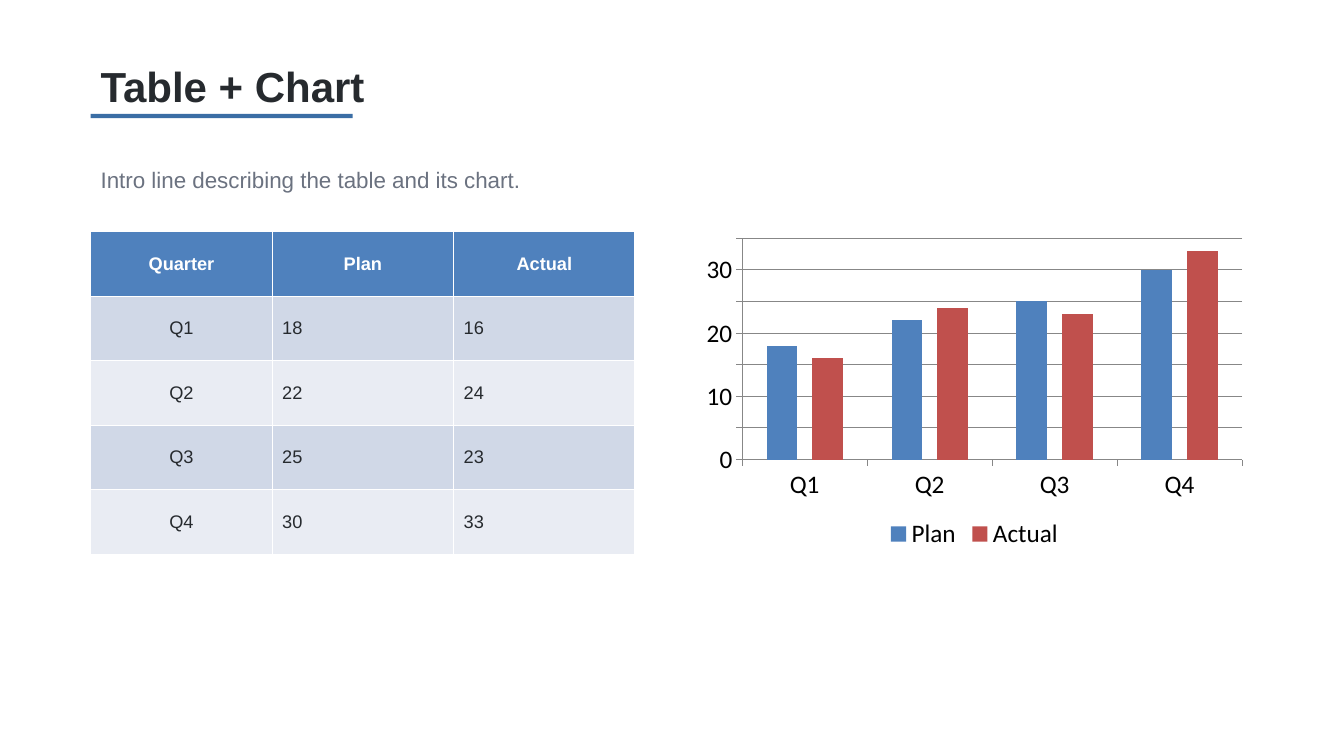
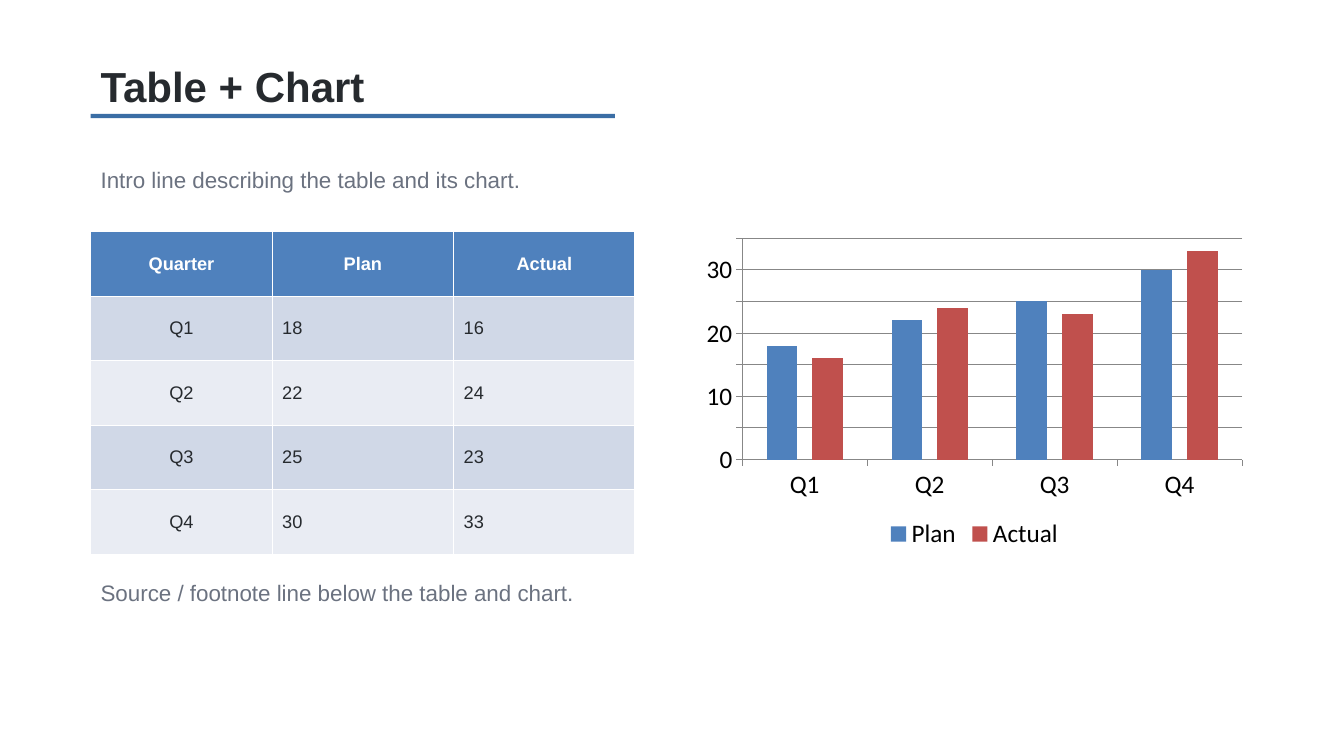
Before and after one commit to TakebumiSuzuki/CC-Dev-Container, a slide deck: slide 15 of template-source/basic_template.pptx (slide 14 before the commit). Drawn at 1344x756 pixels with LibreOffice and Linux fonts; fonts in the diff are those of the drawing. Boxes give left, top, right and bottom in pixels: in the first picture for what was removed or moved away, otherwise in the second. Text is boxed around its words. In the diff, an @@ line names an element or a change of style, - is before the commit and + after.

```diff
--- a/template-source/basic_template.pptx
+++ b/template-source/basic_template.pptx
@@ rectangle: place and size @@
-rectangle at [91, 114, 353, 118]
+rectangle at [91, 114, 615, 118]
@@ text added at [101, 585, 574, 601], 16 pt, text #6B7280 @@
+Source / footnote line below the table and chart.
```
Also in this commit, not shown: 15 other slides changed, 1 slide added, 1 other file.
